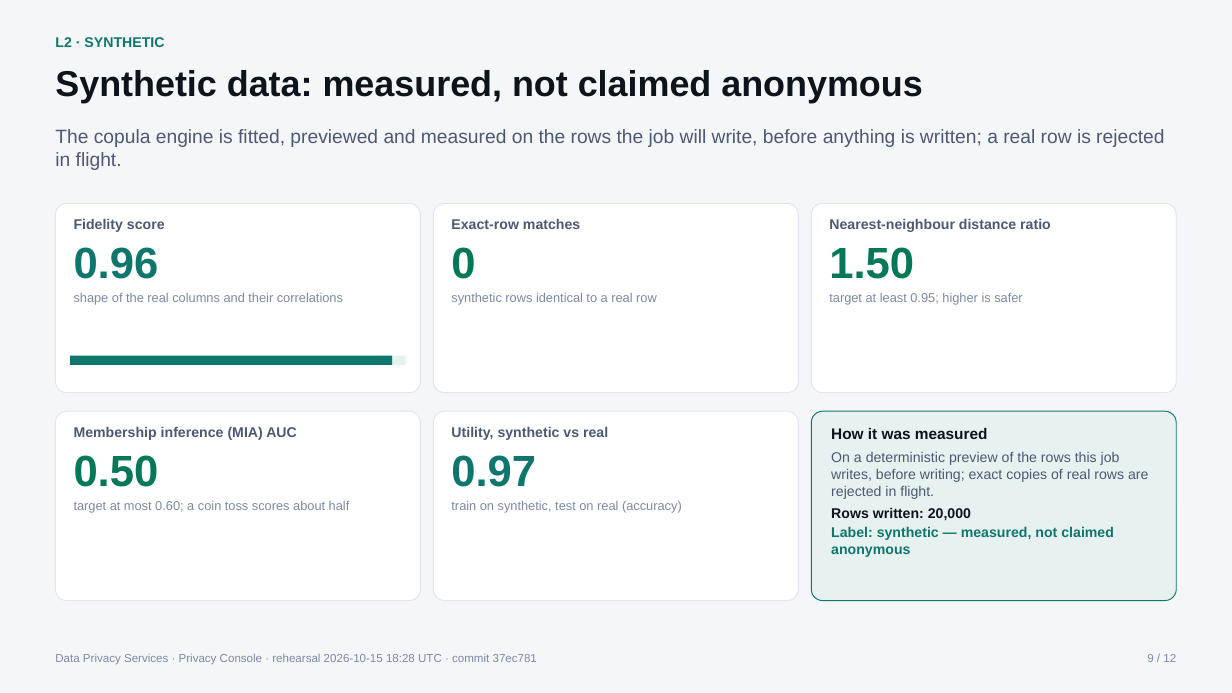
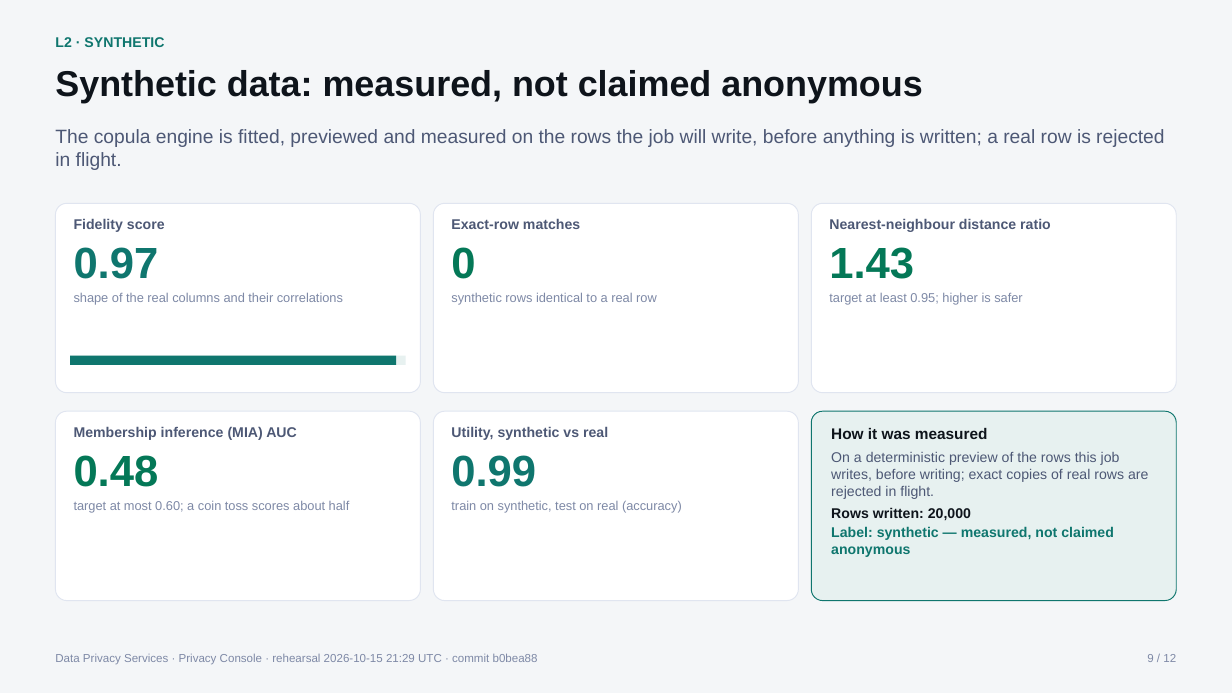
Before and after one commit to NilenduGanguli/data-privacy-services, a slide deck: slide 9 of docs/demo/dps-showcase.pptx. Drawn at 1232x693 pixels with LibreOffice and Linux fonts; fonts in the diff are those of the drawing. Boxes give left, top, right and bottom in pixels: in the first picture for what was removed or moved away, otherwise in the second. Text is boxed around its words. In the diff, an @@ line names an element or a change of style, - is before the commit and + after.

Commit message:
fix(fdemo): the showcase deck is rebuilt from a rehearsal of the fixed demo, after two runs in a row
Review S6b r1: three rehearsals in a row on this lane's full stack, no
reset, against a MongoDB target put back into the 28799 state: full,
--skip-oracle --skip-scanner, then --console, every one PASS. The deck is
built --strict from the --console run at b0bea88 (3:17, API path 3:04);
a second build is byte-identical. The presenter script's status and the
deviation log record the runs.

```diff
--- a/docs/demo/dps-showcase.pptx
+++ b/docs/demo/dps-showcase.pptx
@@ text in rounded rectangle at [74,247,159,279]: text changed @@
-0.96
+0.97
@@ text in rounded rectangle at [829,247,914,279]: text changed @@
-1.50
+1.43
@@ rectangle: place and size @@
-rectangle at [70,356,392,365]
+rectangle at [70,356,396,365]
@@ text in rounded rectangle at [74,455,159,487]: text changed @@
-0.50
+0.48
@@ text in rounded rectangle at [451,455,536,487]: text changed @@
-0.97
+0.99
@@ text at [55,653,538,665]: text changed @@
-Data Privacy Services · Privacy Console · rehearsal 2026-10-15 18:28 UTC · commit 37ec781
+Data Privacy Services · Privacy Console · rehearsal 2026-10-15 21:29 UTC · commit b0bea88
```
Also in this commit, not shown: 11 other slides changed, 2 other files.
